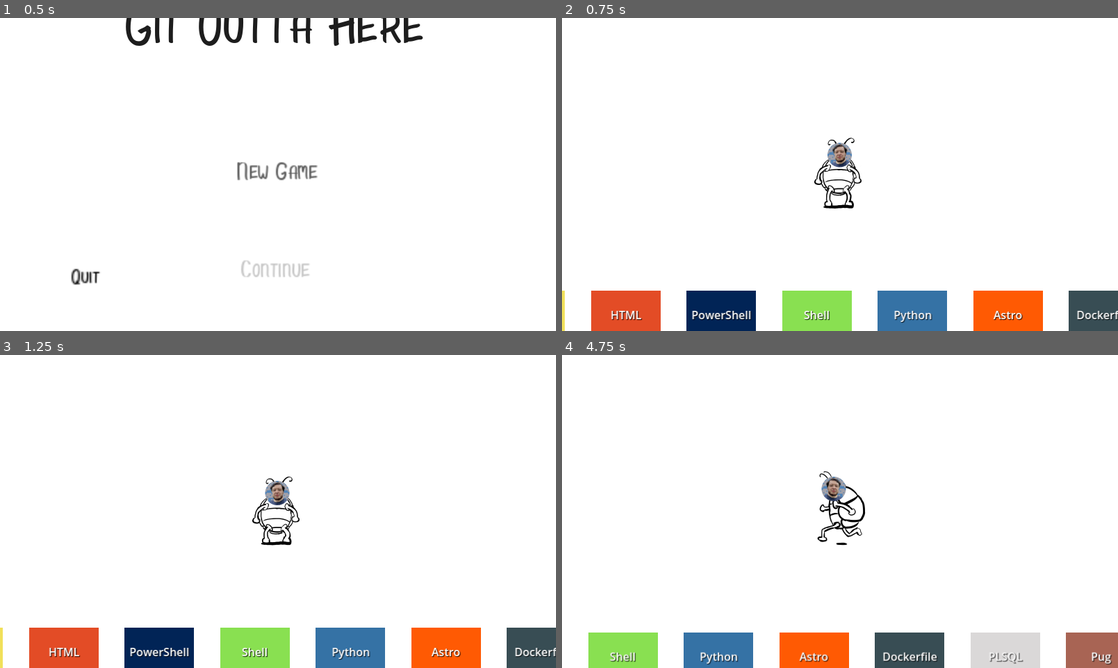
Above: before the commit, frames 1-4 (two rows, left to right).
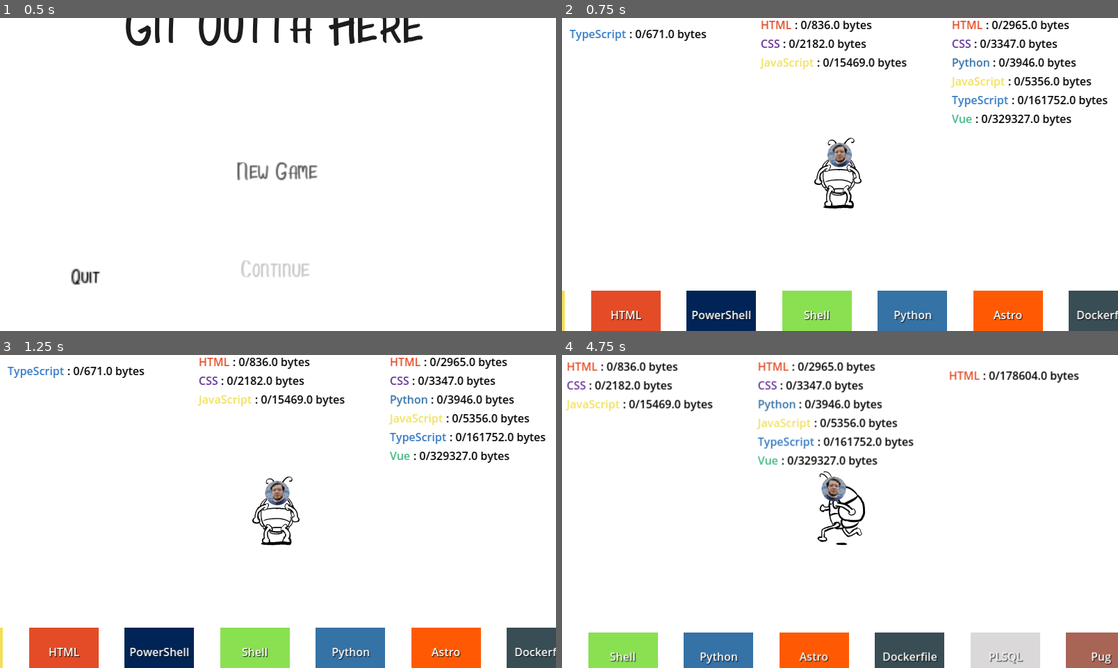
Above: after the commit, the same moments.

Repository: parsehex/git-outta-here
Game: Godot game, scene res://scenes/levels/Intro.tscn
Two runs of this game, one before a commit and one after it. Both use one fixed random seed, a clock stepped at 60 frames per second and the inputs below.
Inputs:
- Up to frame 1 (0.5 s): no input
- Up to frame 2 (0.75 s): click "New Game" at 0.5 s
- Up to frame 3 (1.25 s): no input
- Up to frame 4 (4.75 s): tap Enter at 1.25 s; hold Right (move_right) 1.28-2.03 s; tap Ctrl (attack) at 1.35 s; hold Down (move_down) 2.03-2.78 s; tap E (interact) at 2.1 s; hold Right (move_right) 2.78-3.53 s; tap Space (roll) at 2.85 s; hold Up (move_up) 3.53-4.28 s; tap Shift (run) at 3.6 s; hold Left (move_left) from 4.28 s (still down); tap L at 4.35 s

Frame 1 is identical in both runs. In frame 2, 3.1% of the frame differs, in the area x 1-99%, y 0-35%; in frame 3, 3.1%; in frame 4, 3.8%, in the area x 0-93%, y 2-36%.

Commit message:
repos list needed languages

Diff:
--- a/scenes/levels/Outside.gd
+++ b/scenes/levels/Outside.gd
@@ -42,7 +42,7 @@
 
 func generate_repositories():
 	var start_x = -500
-	var spacing = 350
+	var spacing = 550
 
 	for i in range(min(repos_data.size(), 10)): # Limit for testing
 		var repo = repos_data[i]
--- a/scenes/misc/Repository.gd
+++ b/scenes/misc/Repository.gd
@@ -8,8 +8,10 @@
 @onready var progress_bar: ProgressBar = $ProgressBar
 @onready var range_indicator = $RangeIndicator
 @onready var name_label: Label = $NameLabel
+@onready var language_list: VBoxContainer = $LanguageList
 
 var player_in_range = false
+var language_colors = {}
 var player_node = null
 var deposit_progress = 0.0
 var deposit_duration = 3.0 # seconds to deposit
@@ -17,6 +19,8 @@
 func _ready():
 	body_entered.connect(_on_body_entered)
 	body_exited.connect(_on_body_exited)
+	Inventory.item_changed.connect(_on_inventory_changed)
+	_load_language_colors()
 
 	if progress_bar:
 		progress_bar.visible = false
@@ -24,7 +28,75 @@
 		range_indicator.visible = false
 	if name_label:
 		name_label.text = repo_name
+	_update_language_list()
 	pass
+
+func _on_inventory_changed(action, type, amount):
+	_update_language_list()
+
+func _load_language_colors():
+	var colors_file = "res://data/lang-colors.json"
+	if FileAccess.file_exists(colors_file):
+		var file = FileAccess.open(colors_file, FileAccess.READ)
+		var json_string = file.get_as_text()
+		file.close()
+
+		var json = JSON.new()
+		var error = json.parse(json_string)
+		if error == OK:
+			var colors_data = json.get_data()
+			for lang_name in colors_data:
+				if colors_data[lang_name].has("color"):
+					var color_hex = colors_data[lang_name]["color"]
+					if color_hex != null and color_hex is String and color_hex.begins_with("#"):
+						language_colors[lang_name] = Color(color_hex)
+
+func _get_language_color(lang_name: String) -> Color:
+	if language_colors.has(lang_name):
+		return language_colors[lang_name]
+	return Color(0, 0, 0, 1) # Black fallback
+
+func _update_language_list():
+	if not language_list:
+		return
+
+	# Clear existing labels
+	for child in language_list.get_children():
+		child.queue_free()
+
+	if not repo_data.has("languages"):
+		return
+
+	# Sort languages by size (required bytes), descending
+	var sorted_languages = repo_data.languages.keys()
+	sorted_languages.sort_custom(func(a, b): return repo_data.languages[b] > repo_data.languages[a])
+
+	var labels = []
+	for lang in sorted_languages:
+		var required = repo_data.languages[lang]
+		var current = Inventory.get_item(lang)
+
+		# Create HBoxContainer for this language entry
+		var hbox = HBoxContainer.new()
+		hbox.alignment = BoxContainer.ALIGNMENT_BEGIN
+
+		# Colored language name label
+		var lang_label = Label.new()
+		lang_label.text = lang
+		var lang_color = _get_language_color(lang)
+		lang_label.modulate = lang_color
+		hbox.add_child(lang_label)
+
+		# Black rest of the text label
+		var rest_label = Label.new()
+		rest_label.text = ": " + str(current) + "/" + str(required) + " bytes"
+		rest_label.modulate = Color(0, 0, 0, 1)
+		hbox.add_child(rest_label)
+
+		labels.append(hbox)
+
+	for label in labels:
+		language_list.add_child(label)
 
 func _process(delta):
 	if player_in_range and player_node and Input.is_action_pressed("interact"):
@@ -73,6 +145,9 @@
 		Inventory.remove_item(lang, required)
 		print("Deposited " + str(required) + " bytes of " + lang + " to " + repo_name)
 
+	# Update the language list after deposit
+	_update_language_list()
+
 	# Mark this repository as completed (you might want to track this in a separate system)
 	print("Repository " + repo_name + " completed!")
 
--- a/scenes/misc/Repository.tscn
+++ b/scenes/misc/Repository.tscn
@@ -28,6 +28,14 @@
 offset_bottom = 60.0
 color = Color(0.8, 0.2, 0.2, 0.3)
 
+[node name="LanguageList" type="VBoxContainer" parent="."]
+z_index = -1
+offset_left = -81.0
+offset_top = 56.0
+offset_right = 79.0
+offset_bottom = 106.0
+alignment = 1
+
 [node name="NameLabel" type="Label" parent="."]
 offset_left = -66.0
 offset_top = -42.0
